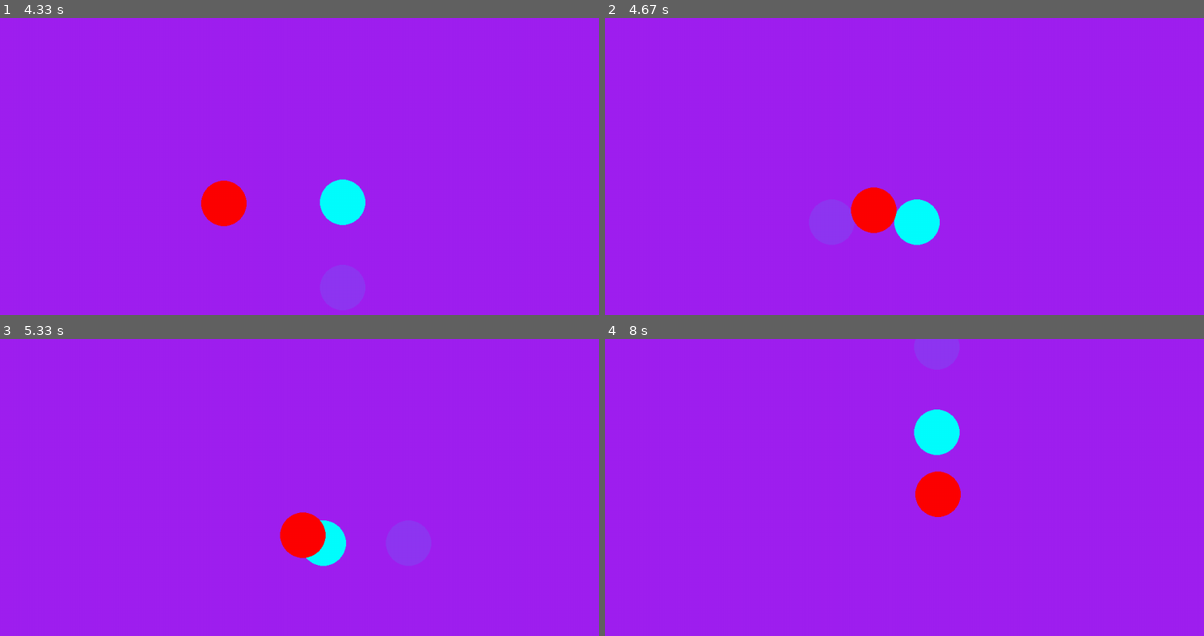
Above: before the commit, frames 1-4 (two rows, left to right).
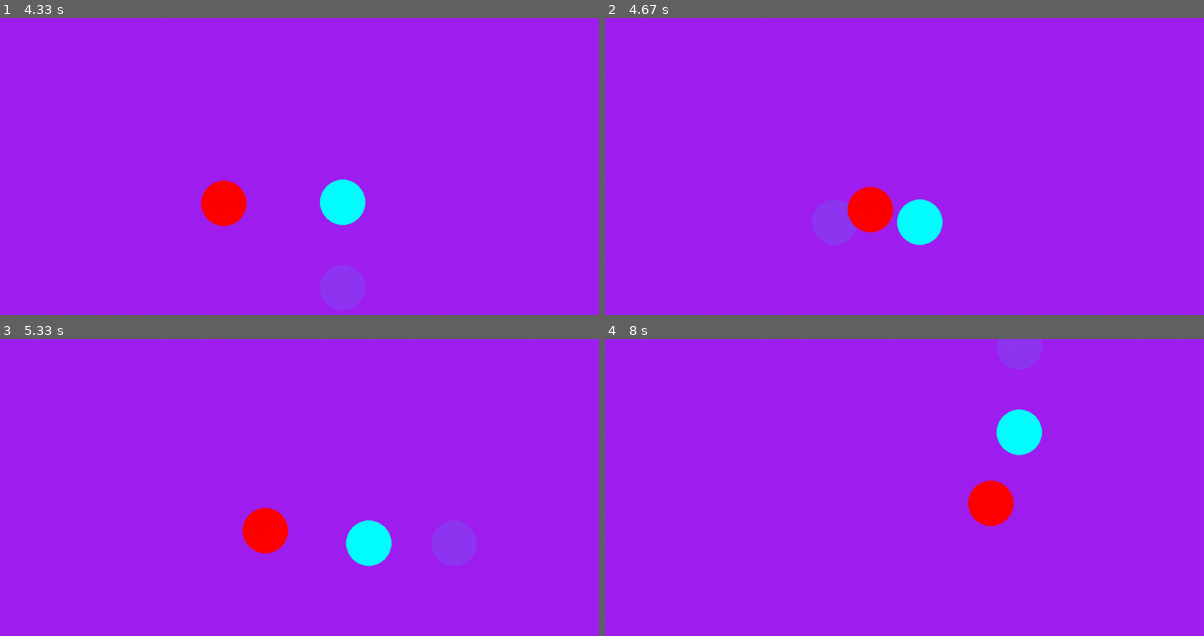
Above: after the commit, the same moments.

Repository: nielmclaren/PygameOne
Game: pygame game, started from start.py
Two runs of this game, one before a commit and one after it. Both use one fixed random seed, a clock stepped at 60 frames per second and the inputs below.
Inputs:
- Up to frame 1 (4.33 s): hold D 0.33-0.8 s; hold W 0.83-1.13 s; hold D 1.17-1.63 s; hold A 1.67-2.2 s; hold S 2.23-2.53 s; hold A 2.57-2.97 s; hold W 3-3.37 s; hold D 3.4-4.03 s; hold S from 4.07 s (still down)
- Up to frame 2 (4.67 s): release S at 4.43 s; hold A from 4.47 s (still down)
- Up to frame 3 (5.33 s): release A at 4.93 s; hold D from 4.97 s (still down)
- Up to frame 4 (8 s): release D at 5.43 s; hold W 5.47-5.77 s; hold D 5.8-6.27 s; hold A 6.3-6.83 s; hold W from 7.63 s (still down)

Frame 1 is identical in both runs. In frame 2, 0.4% of the frame differs, in the area x 40-57%, y 56-77%; in frame 3, 3.2%; in frame 4, 3.7%, in the area x 51-74%, y 23-64%.

Commit message:
Add basic collision handling.

Diff:
--- a/mob.py
+++ b/mob.py
@@ -3,36 +3,48 @@
 
 class Mob:
     MAX_SPEED = 400
+    RADIUS = 40
 
     def __init__(self, pos):
-        self.pos = pos
+        self._pos = pos.copy()
+        self._prev_pos = pos.copy()
+        self._target_pos = None
         self.state = MobState.RESTING
         self.state_change_time = pygame.time.get_ticks()
+
+    def pos(self):
+        return self._pos
 
     def step(self, world, dt):
         match self.state:
             case MobState.RESTING:
-                return self.__step_resting(world, dt)
+                return self._step_resting(world, dt)
             case MobState.MOVING:
-                return self.__step_moving(world, dt)
+                return self._step_moving(world, dt)
 
-    def __step_resting(self, world, dt):
+    def handle_collision(self, world, player):
+        self._pos.update(self._prev_pos)
+        self._change_state_resting(world)
+
+    def _step_resting(self, world, dt):
         if (pygame.time.get_ticks() - self.state_change_time > 500):
-            self.__change_state_moving(world, dt)
+            self._change_state_moving(world)
 
-    def __step_moving(self, world, dt):
+    def _step_moving(self, world, dt):
         if (pygame.time.get_ticks() - self.state_change_time > 250):
-            self.__change_state_resting(world, dt)
+            self._change_state_resting(world)
 
-        direction = (self.target_pos - self.pos).normalize()
-        self.pos += direction * Mob.MAX_SPEED * dt
+        if (self._target_pos):
+            direction = (self._target_pos - self._pos).normalize()
+            self._prev_pos.update(self._pos)
+            self._pos += direction * Mob.MAX_SPEED * dt
 
-    def __change_state_moving(self, world, dt):
+    def _change_state_moving(self, world):
         self.state = MobState.MOVING
         self.state_change_time = pygame.time.get_ticks()
 
-        self.target_pos = world.estimate_player_pos(500).copy()
+        self._target_pos = world.estimate_player_pos(500).copy()
 
-    def __change_state_resting(self, world, dt):
+    def _change_state_resting(self, world):
         self.state = MobState.RESTING
         self.state_change_time = pygame.time.get_ticks()
--- a/player.py
+++ b/player.py
@@ -2,9 +2,18 @@
 
 class Player:
     MAX_SPEED = 300
+    RADIUS = 40
 
     def __init__(self, pos):
-        self.pos = pos
+        self._pos = pos.copy()
+        self._prev_pos = pos.copy()
+
+    def pos(self):
+        return self._pos
 
     def step(self, world, dt):
-        self.pos += world.controller_direction * self.MAX_SPEED * dt
+        self._prev_pos.update(self._pos)
+        self._pos += world.controller_direction * Player.MAX_SPEED * dt
+
+    def handle_collision(self, world, mob):
+        self._pos.update(self._prev_pos)
--- a/start.py
+++ b/start.py
@@ -1,6 +1,8 @@
 #!/usr/bin/python3
 
 import pygame
+from mob import Mob
+from player import Player
 from world import World
 
 pygame.init()
@@ -38,8 +40,8 @@
   screen.fill(background_color)
 
   pygame.draw.circle(screen, prediction_color, world.estimate_player_pos(500), 40)
-  pygame.draw.circle(screen, player_color, world.player.pos, 40)
-  pygame.draw.circle(screen, "red", world.mob.pos, 40)
+  pygame.draw.circle(screen, player_color, world.player.pos(), Player.RADIUS)
+  pygame.draw.circle(screen, "red", world.mob.pos(), Mob.RADIUS)
 
   world.step(dt)
 
--- a/world.py
+++ b/world.py
@@ -14,8 +14,17 @@
         self.controller_direction = direction
 
     def estimate_player_pos(self, delay):
-        return self.player.pos + self.controller_direction * Player.MAX_SPEED * delay / 1000
+        return self.player.pos() + self.controller_direction * Player.MAX_SPEED * delay / 1000
 
     def step(self, dt):
         self.player.step(self, dt)
         self.mob.step(self, dt)
+
+        self._handle_collisions()
+
+    def _handle_collisions(self):
+        delta = self.player.pos() - self.mob.pos()
+        if (delta.magnitude() < Player.RADIUS + Mob.RADIUS):
+            print("collision")
+            self.player.handle_collision(self, self.mob)
+            self.mob.handle_collision(self, self.player)
